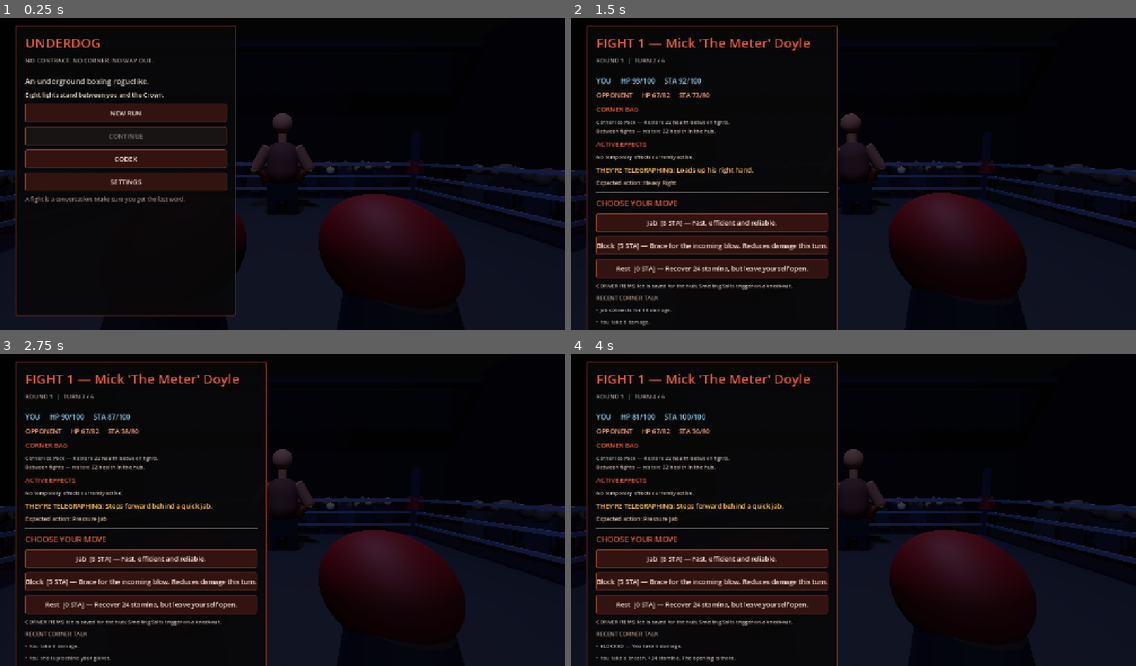
Above: before the commit, frames 1-4 (two rows, left to right).
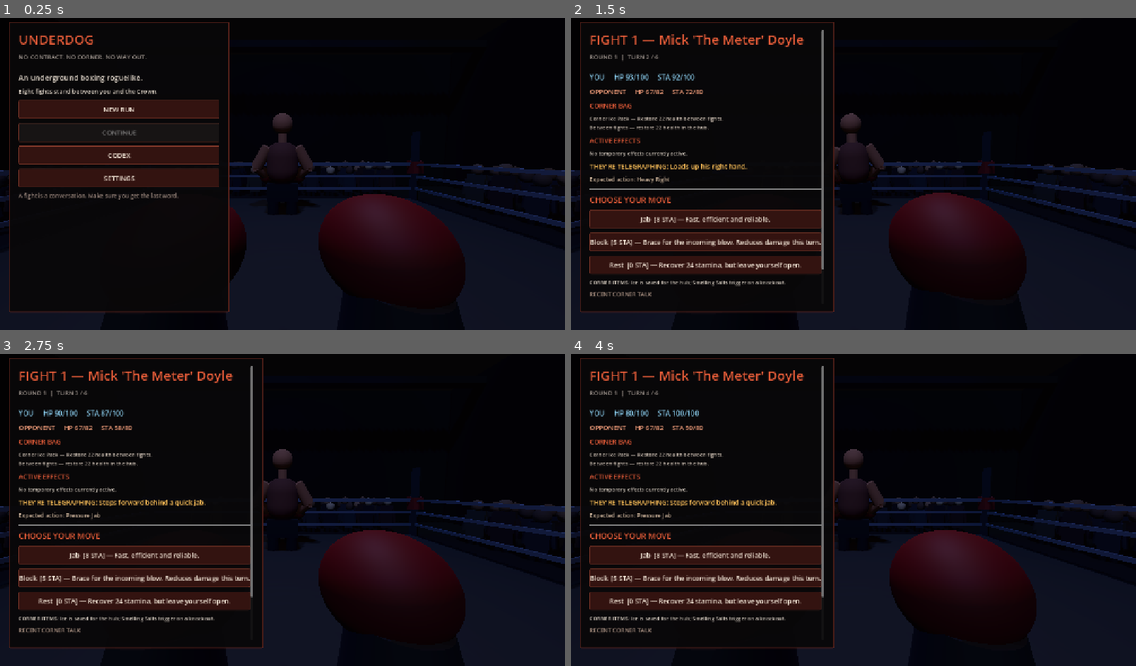
Above: after the commit, the same moments.

Repository: sedhehe/TheLastRound
Game: Godot game, scene res://scenes/main.tscn
Same seed, same stepped clock (60 frames per second), same inputs: the game is played once before the commit and once after it.
Inputs:
- Up to frame 1 (0.25 s): no input
- Up to frame 2 (1.5 s): click "NEW RUN" at 0.5 s; click "Jab [8 STA] — Fast, efficient…" at 1.25 s
- Up to frame 3 (2.75 s): click "Block [5 STA] — Brace for the…" at 2 s
- Up to frame 4 (4 s): click "Rest [0 STA] — Recover 24 sta…" at 2.75 s; tap Enter at 3.5 s; hold D (move_right) from 3.53 s (still down); hold Shift (block) from 3.53 s (still down)

The runs differ from the first frame. In frame 1, 7.9% of the frame differs, in the area x 1-42%, y 1-96%; in frame 2, 13%; in frame 3, 13%; in frame 4, 13%, in the area x 1-48%, y 1-100%.

Commit message:
Make game UI scrollable and deepen enemy archetype mechanics

Diff:
--- a/scripts/main.gd
+++ b/scripts/main.gd
@@ -57,6 +57,8 @@
 var root_ui: Control
 var panel: PanelContainer
 var content: VBoxContainer
+var ui_scroll: ScrollContainer
+var player_last_move_id := ""
 
 var arena_light: OmniLight3D
 var opponent_mesh: Node3D
@@ -269,14 +271,40 @@
 	root_ui.add_child(shade)
 
 	panel = PanelContainer.new()
-	panel.position = Vector2(35, 28)
-	panel.size = Vector2(500, 660)
 	panel.add_theme_stylebox_override("panel", _panel_style())
 	root_ui.add_child(panel)
 
+	ui_scroll = ScrollContainer.new()
+	ui_scroll.horizontal_scroll_mode = ScrollContainer.SCROLL_MODE_DISABLED
+	ui_scroll.vertical_scroll_mode = ScrollContainer.SCROLL_MODE_AUTO
+	ui_scroll.follow_focus = true
+	ui_scroll.size_flags_horizontal = Control.SIZE_EXPAND_FILL
+	ui_scroll.size_flags_vertical = Control.SIZE_EXPAND_FILL
+	panel.add_child(ui_scroll)
+
 	content = VBoxContainer.new()
 	content.add_theme_constant_override("separation", 10)
-	panel.add_child(content)
+	content.size_flags_horizontal = Control.SIZE_EXPAND_FILL
+	ui_scroll.add_child(content)
+
+	root_ui.resized.connect(_layout_ui)
+	_layout_ui()
+
+
+func _layout_ui() -> void:
+	if not is_instance_valid(panel) or not is_instance_valid(root_ui):
+		return
+
+	var viewport_size := root_ui.size
+	var margin := 20.0
+	var available_width := maxf(240.0, viewport_size.x - margin * 2.0)
+	var available_height := maxf(180.0, viewport_size.y - margin * 2.0)
+
+	panel.position = Vector2(margin, margin)
+	panel.size = Vector2(
+		minf(500.0, available_width),
+		minf(660.0, available_height)
+	)
 
 
 func _panel_style() -> StyleBoxFlat:
@@ -469,6 +497,7 @@
 	player.speed = minf(60.0, float(player.get("speed", 0.0)) + next_fight_speed_bonus)
 	next_fight_speed_bonus = 0.0
 	enemy_next_action.clear()
+	player_last_move_id = ""
 	_disable_realtime_combat()
 
 	var roster_index := _opponent_template_index(fight_index)
@@ -631,7 +660,7 @@
 
 
 # ---------------------------------------------------------
-# REAL-TIME COMBAT SCREEN
+# TURN-BASED COMBAT SCREEN
 # ---------------------------------------------------------
 
 func _show_combat() -> void:
@@ -723,9 +752,7 @@
 
 
 # ---------------------------------------------------------
-# LEGACY TURN-BASED COMBAT HELPERS
-# Kept for compatibility with the original move and item data.
-# Real-time combat is currently handled by PlayerCombat and CombatManager.
+# TURN-BASED COMBAT RESOLUTION
 # ---------------------------------------------------------
 
 func _speed_chance(speed: float) -> float:
@@ -739,6 +766,7 @@
 	if not owned_moves.has(id):
 		return
 
+	player_last_move_id = id
 	var move := _get_move(id)
 	if move.is_empty():
 		return
@@ -882,6 +910,12 @@
 		1.0,
 		amount * (1.0 - float(enemy.defence) / 100.0)
 	)
+
+	# Tanks keep a compact guard while they have stamina. Exhaust them to
+	# remove this additional damage reduction.
+	if str(enemy.get("trick", "")) == "guard" and float(enemy.stamina) > 0.0:
+		reduced *= 0.88
+		_log("Their tight guard absorbs part of the impact.")
 
 	enemy.health = maxf(0.0, enemy.health - reduced)
 
@@ -987,8 +1021,12 @@
 		enemy_accuracy -= 15.0
 		enemy_blinded -= 1
 
+	var archetype_damage_bonus := 1.0
+	if str(enemy.get("trick", "")) == "aggressive" and str(action.get("name", "")) == "Heavy Right":
+		archetype_damage_bonus = 1.12
+
 	var enemy_damage := (
-		float(enemy.damage) * float(action.get("damage", 1.0))
+		float(enemy.damage) * float(action.get("damage", 1.0)) * archetype_damage_bonus
 		+ rng.randf_range(-2.0, 2.0)
 	)
 
@@ -1023,11 +1061,20 @@
 	if player_blocking:
 		damage *= 0.32
 
-	# Counter-punchers punish an attacking turn when the player neither blocks
-	# nor slips. This gives the archetype a distinct tactical identity.
-	if str(enemy.get("trick", "")) == "counter" and not player_blocking:
-		damage *= 1.15
-		_log("The counter-puncher catches your opening.")
+	# The speedster's flurries tax stamina when they get through.
+	if str(enemy.get("trick", "")) == "quick":
+		player.stamina = maxf(0.0, player.stamina - 4.0)
+		_log("The speedster's flurry leaves you winded.")
+
+	# The champion changes gears on the third and sixth turns of each round.
+	if str(enemy.get("trick", "")) == "boss" and turn_no in [3, 6]:
+		damage *= 1.18
+		_log("The champion's timed surge lands with extra force.")
+
+	var last_move := _get_move(player_last_move_id)
+	if str(enemy.get("trick", "")) == "counter" and str(last_move.get("kind", "")) == "attack":
+		damage *= 1.20
+		_log("The counter-puncher reads your committed attack and fires back.")
 
 	player.health = maxf(0.0, player.health - damage)
 
@@ -1434,6 +1481,7 @@
 		return
 
 	inventory.remove_at(item_index)
+	player_last_move_id = "item"
 
 	match id:
 		"vaseline":
